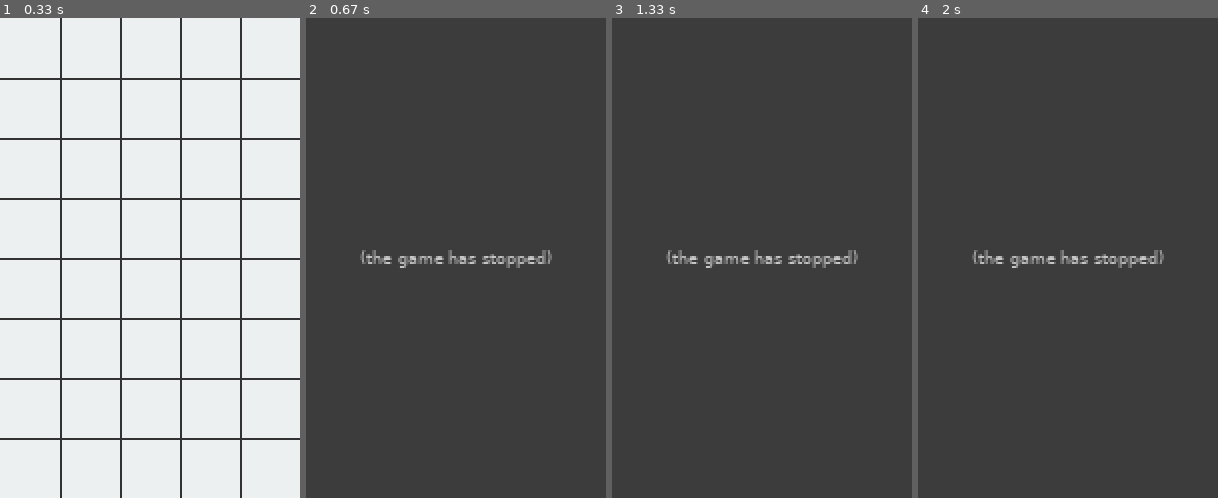
Above: before the commit, frames 1-4 (left to right).
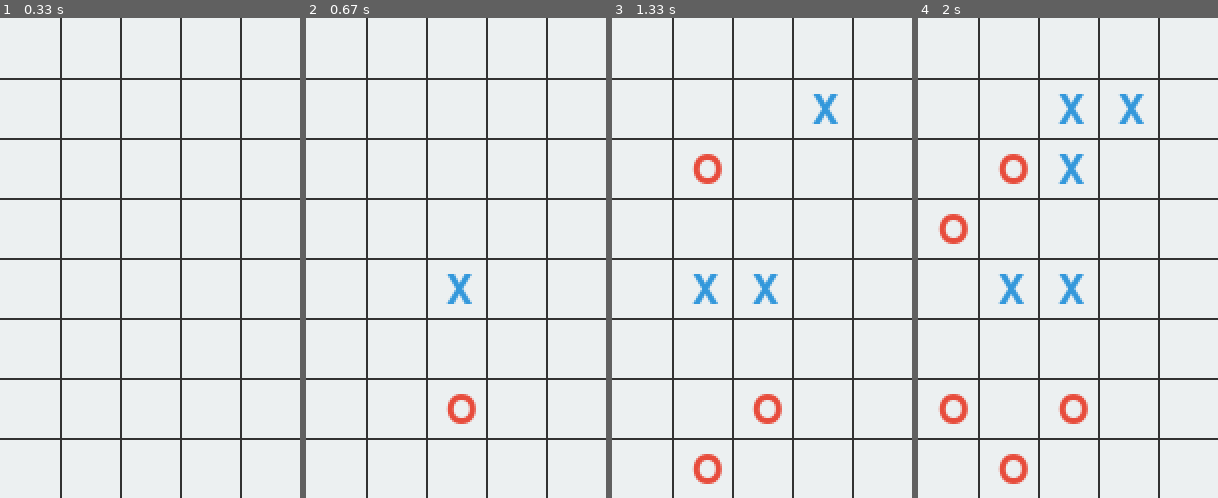
Above: after the commit, the same moments.

Repository: i0z0m/tic-tac-toe-pygame
Game: pygame game, started from src/tic_tac_toe_pygame/main.py
The game is run twice, just before and just after one commit, with the same random seed, the same clock (stepped at 60 frames per second) and the same inputs.
Inputs (mouse positions are in pixels of both pictures, inside the frame that each line leads up to):
- Up to frame 1 (0.33 s): no input
- Up to frame 2 (0.67 s): click (456, 258) at 0.38 s
- Up to frame 3 (1.33 s): click (690, 262) at 0.72 s; click (807, 90) at 1.05 s
- Up to frame 4 (2 s): click (1074, 94) at 1.38 s; click (1059, 176) at 1.72 s

Frame 1 is identical in both runs. In frame 2, 95% of the frame differs, in the area x 0-100%, y 0-100%; in frame 3, 95%; in frame 4, 95%.
Error before the commit: IndexError: list index out of range (main.py line 31); the game stopped at 0.38 s (later frames are placeholders)

Commit message:
Implemented victory determination when lined up diagonally

Diff:
--- a/src/tic_tac_toe_pygame/main.py
+++ b/src/tic_tac_toe_pygame/main.py
@@ -23,15 +23,6 @@
             return sequence[i]
     return None
 
-def get_diagonals(board):
-    # Get main diagonal
-    main_diagonal = [board[i][i] for i in range(min(ROWS, COLS))]
-
-    # Get secondary diagonal
-    secondary_diagonal = [board[i][ROWS - i - 1] for i in range(min(ROWS, COLS))]
-
-    return main_diagonal, secondary_diagonal
-
 def check_sequences(sequences, k):
     for sequence in sequences:
         winner = check_sequence(sequence, k)
@@ -39,12 +30,29 @@
             return winner
     return None
 
+def get_diagonals(board):
+    diagonals = []
+
+    # Get diagonals from top-left to bottom-right
+    for r in range(ROWS):
+        diagonals.append([board[r+i][i] for i in range(min(ROWS-r, COLS))])
+    for c in range(1, COLS):
+        diagonals.append([board[i][c+i] for i in range(min(COLS-c, ROWS))])
+
+    # Get diagonals from top-right to bottom-left
+    for r in range(ROWS):
+        diagonals.append([board[r+i][COLS-i-1] for i in range(min(ROWS-r, COLS))])
+    for c in range(COLS-2, -1, -1):
+        diagonals.append([board[i][c-i] for i in range(min(c+1, ROWS))])
+
+    return diagonals
+
 def check_winner(board: List[List[str]], k: int) -> Optional[str]:
     rows = board
     cols = [[board[row][col] for row in range(ROWS)] for col in range(COLS)]
-    main_diagonal, secondary_diagonal = get_diagonals(board)
+    diagonals = get_diagonals(board)
 
-    winner = check_sequences(rows + cols + [main_diagonal, secondary_diagonal], k)
+    winner = check_sequences(rows + cols + diagonals, k)
     if winner is not None:
         return winner
 
